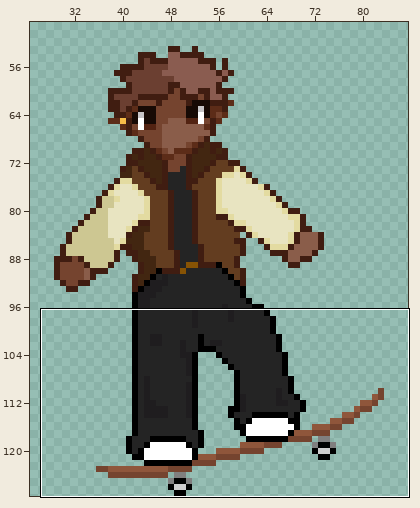
File history of a pixel-art file, Acesprite/Character/Grinds/5-0_Grind.aseprite. The first picture is a wide view before the edit; the outline marks the close-up.
Close-up. Before the commit:
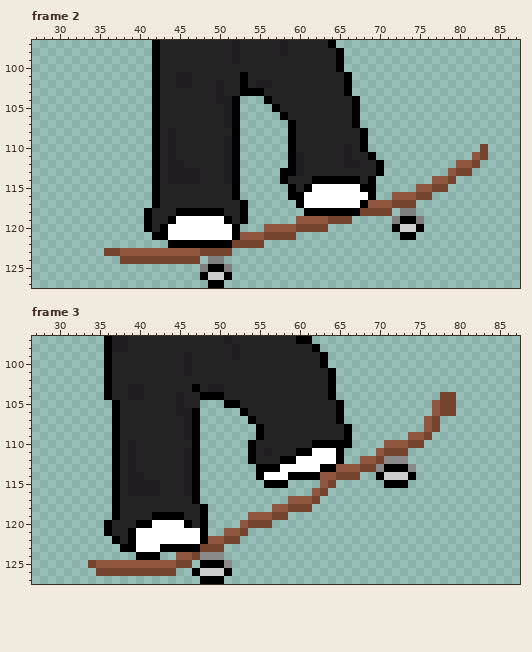
128x128 pixels, 4 frames. Colours within 5 levels of each other are drawn and written as one. Shown: frame 2: x 27..87, y 97..127; frame 3: x 27..87, y 97..127. The wide view leaves out empty margins. The commit also changed other frames or places, which this record leaves out.
The result:
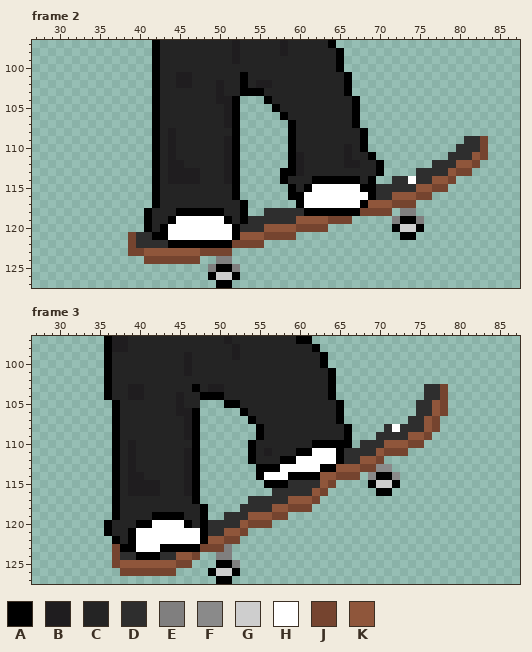
Palette (. is transparent): A #000000  B #1f1d1f  C #242424  D #2e2e2e  E #807f7f  F #8a8a8a  G #cecece  H #ffffff  J #75442f  K #8f563b
Changes in this commit:
{"where": "frame 2, layer \"Layer 1\""}
{"frame":2,"y":109,"x":81,"old":"...","new":"DDJ"}
{"frame":2,"y":110,"x":80,"old":"...","new":"DDD"}
{"frame":2,"y":111,"x":79,"old":"...","new":"DDD"}
{"frame":2,"y":112,"x":77,"old":"...","new":"DDD"}
{"frame":2,"y":113,"x":75,"old":"....","new":"DDDD"}
{"frame":2,"y":114,"x":72,"old":".....","new":"DDHDD"}
{"frame":2,"y":115,"x":70,"old":".....","new":"DDDDD"}
{"frame":2,"y":116,"x":70,"old":"..","new":"DD"}
{"frame":2,"y":118,"x":56,"old":".....","new":"DDDDD"}
{"frame":2,"y":119,"x":54,"old":"......","new":"DDDDDD"}
{"frame":2,"y":120,"x":53,"old":"...","new":"DDD"}
{"frame":2,"y":121,"x":39,"old":"...","new":"JDD"}
{"frame":2,"y":122,"x":39,"old":".....","new":"JDDDD"}
{"frame":2,"y":123,"x":36,"old":"JJKKK","new":"...JJ"}
{"frame":2,"y":124,"x":38,"old":"JJJ","new":"..."}
{"frame":2,"y":124,"x":49,"old":"E","new":"."}
{"frame":2,"y":124,"x":51,"old":".","new":"E"}
{"frame":2,"y":125,"x":48,"old":"EA","new":".E"}
{"frame":2,"y":125,"x":51,"old":"E.","new":"AE"}
{"frame":2,"y":126,"x":48,"old":"AG","new":".A"}
{"frame":2,"y":126,"x":51,"old":"A.","new":"GA"}
{"frame":2,"y":127,"x":49,"old":"A","new":"."}
{"frame":2,"y":127,"x":51,"old":".","new":"A"}
{"where": "frame 3, layer \"Layer 1\""}
{"frame":3,"y":103,"x":76,"old":"...","new":"DDJ"}
{"frame":3,"y":104,"x":76,"old":"..","new":"DD"}
{"frame":3,"y":104,"x":79,"old":"J","new":"."}
{"frame":3,"y":105,"x":75,"old":"..","new":"DD"}
{"frame":3,"y":105,"x":79,"old":"J","new":"."}
{"frame":3,"y":106,"x":75,"old":"..","new":"DD"}
{"frame":3,"y":106,"x":79,"old":"J","new":"."}
{"frame":3,"y":107,"x":74,"old":"..","new":"DD"}
{"frame":3,"y":108,"x":71,"old":".....","new":"DHDDD"}
{"frame":3,"y":109,"x":70,"old":"....","new":"DDDD"}
{"frame":3,"y":110,"x":68,"old":"...","new":"DDD"}
{"frame":3,"y":111,"x":66,"old":"....","new":"DDDD"}
{"frame":3,"y":112,"x":66,"old":"..","new":"DD"}
{"frame":3,"y":112,"x":71,"old":"FFF","new":"..."}
{"frame":3,"y":113,"x":71,"old":"AAAF","new":"F..."}
{"frame":3,"y":114,"x":69,"old":".","new":"F"}
{"frame":3,"y":114,"x":71,"old":"GGGA","new":"AF.."}
{"frame":3,"y":115,"x":59,"old":"....","new":"DDDD"}
{"frame":3,"y":115,"x":69,"old":"..A","new":"AGG"}
{"frame":3,"y":115,"x":73,"old":"A","new":"."}
{"frame":3,"y":116,"x":57,"old":".....","new":"DDDDD"}
{"frame":3,"y":116,"x":70,"old":"..","new":"AA"}
{"frame":3,"y":117,"x":54,"old":".....","new":"DDDDD"}
{"frame":3,"y":118,"x":53,"old":"....","new":"DDDD"}
{"frame":3,"y":119,"x":51,"old":"...","new":"DDD"}
{"frame":3,"y":120,"x":49,"old":"....","new":"DDDD"}
{"frame":3,"y":121,"x":49,"old":"..","new":"DD"}
{"frame":3,"y":123,"x":37,"old":".","new":"J"}
{"frame":3,"y":123,"x":51,"old":".","new":"E"}
{"frame":3,"y":124,"x":37,"old":"...","new":"JDD"}
{"frame":3,"y":124,"x":43,"old":"..","new":"DD"}
{"frame":3,"y":124,"x":48,"old":"FFF.","new":"..EE"}
{"frame":3,"y":125,"x":34,"old":"JKKK","new":"...J"}
{"frame":3,"y":125,"x":48,"old":"AA","new":".."}
{"frame":3,"y":125,"x":51,"old":"F.","new":"AE"}
{"frame":3,"y":126,"x":35,"old":"JJJ","new":"..."}
{"frame":3,"y":126,"x":47,"old":"AGG","new":"..A"}
{"frame":3,"y":126,"x":51,"old":"A.","new":"GA"}
{"frame":3,"y":127,"x":48,"old":"AA","new":".."}
{"frame":3,"y":127,"x":51,"old":".","new":"A"}
{"label":"added","picture_box":[376,136,488,200]}
{"label":"added","picture_box":[240,208,304,232]}
{"label":"changed","picture_box":[104,232,168,264]}
{"label":"changed","picture_box":[200,256,240,288]}
{"label":"changed","picture_box":[344,384,456,496]}
{"label":"changed","picture_box":[88,480,320,584]}
